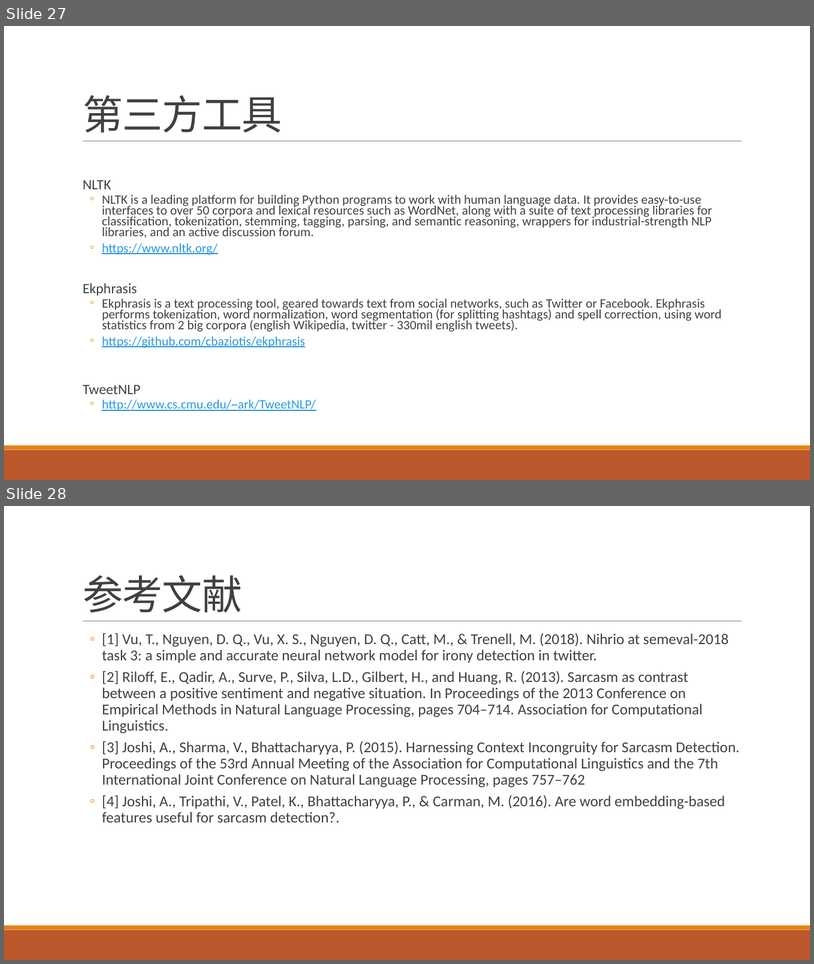
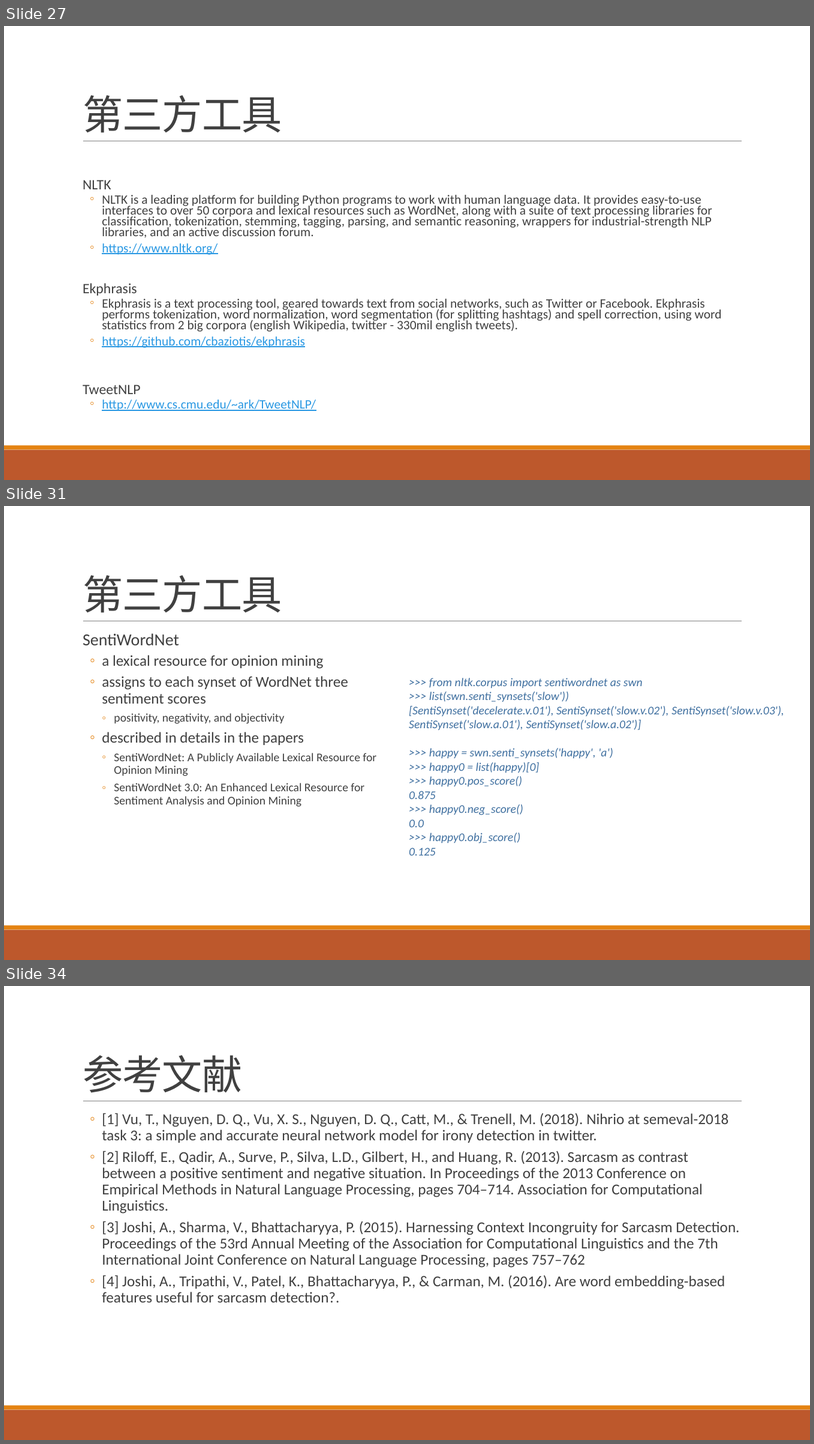
Before and after one commit to liangxh/grad, a slide deck: 面向微博的反讽识别实验说明.pptx. Shown one above the other, each under a label of ours: slides 27 and 28 before the commit, slides 27, 31 and 34 after it; the slides between them are not shown. The pictures are 814x964 and 814x1444 pixels, drawn with LibreOffice and Linux fonts; fonts in the diff are those of the drawing. Boxes give left, top, right and bottom in pixels: in the first picture for what was removed or moved away, otherwise in the second. Text is boxed around its words. In the diff, an @@ line names an element or a change of style, - is before the commit and + after.

```diff
--- a/面向微博的反讽识别实验说明.pptx
+++ b/面向微博的反讽识别实验说明.pptx
@@ slide 31 added at bbox=[4, 506, 810, 960], background #FFFFFF; not listed: 3 template elements that a slide beside it also shows @@
@@ title added at bbox=[83, 575, 282, 613], 48 pt, text #404040 @@
+第三方工具
@@ text added at bbox=[83, 633, 377, 807], 14 pt, text #404040 @@
+  SentiWordNet
+  ◦ a lexical resource for opinion mining
+  ◦ assigns to each synset of WordNet three sentiment scores
+    ◦ positivity, negativity, and objectivity
+  ◦ described in details in the papers
+    ◦ SentiWordNet: A Publicly Available Lexical Resource for Opinion Mining
+    ◦ SentiWordNet 3.0: An Enhanced Lexical Resource for Sentiment Analysis and Opinion Mining
@@ text added at bbox=[409, 678, 784, 855], 14 pt, text #4070A0, italic @@
+>>> from nltk.corpus import sentiwordnet as swn
+>>> list(swn.senti_synsets('slow'))
+[SentiSynset('decelerate.v.01'), SentiSynset('slow.v.02'), SentiSynset('slow.v.03'), SentiSynset('slow.a.01'), SentiSynset('slow.a.02')]
+>>> happy = swn.senti_synsets('happy', 'a')
+>>> happy0 = list(happy)[0]
+>>> happy0.pos_score()
+0.875
+>>> happy0.neg_score()
+0.0
+>>> happy0.obj_score()
+0.125
@@ what was slide 28 is now slide 34 @@
```
Also in this commit, not shown: 5 other slides added, 1 other file.
